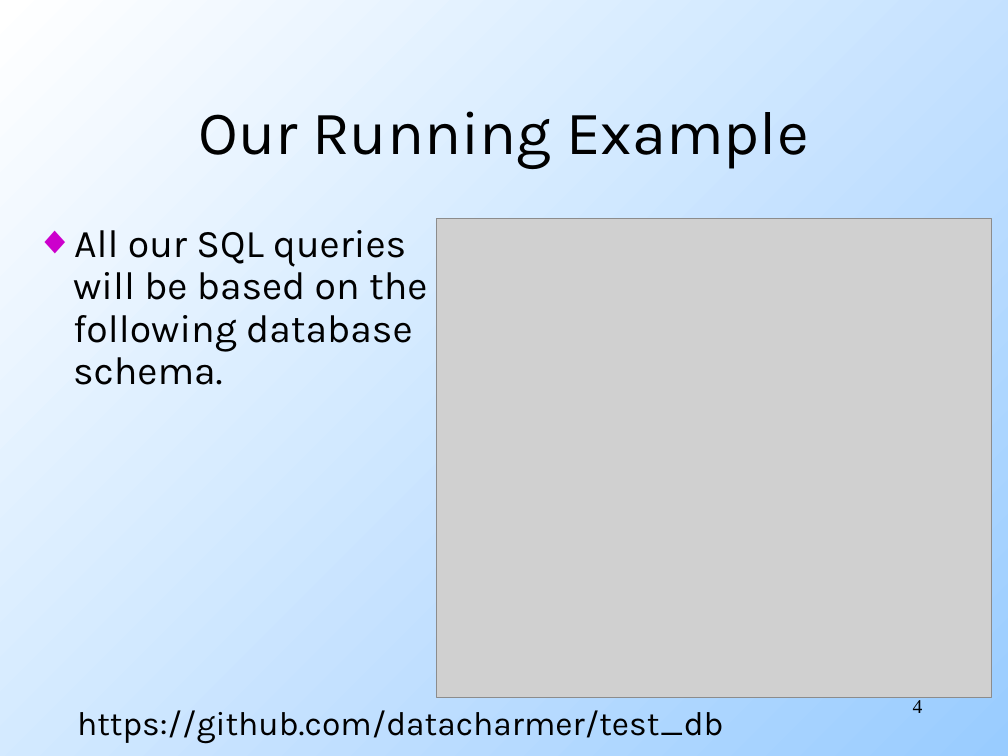
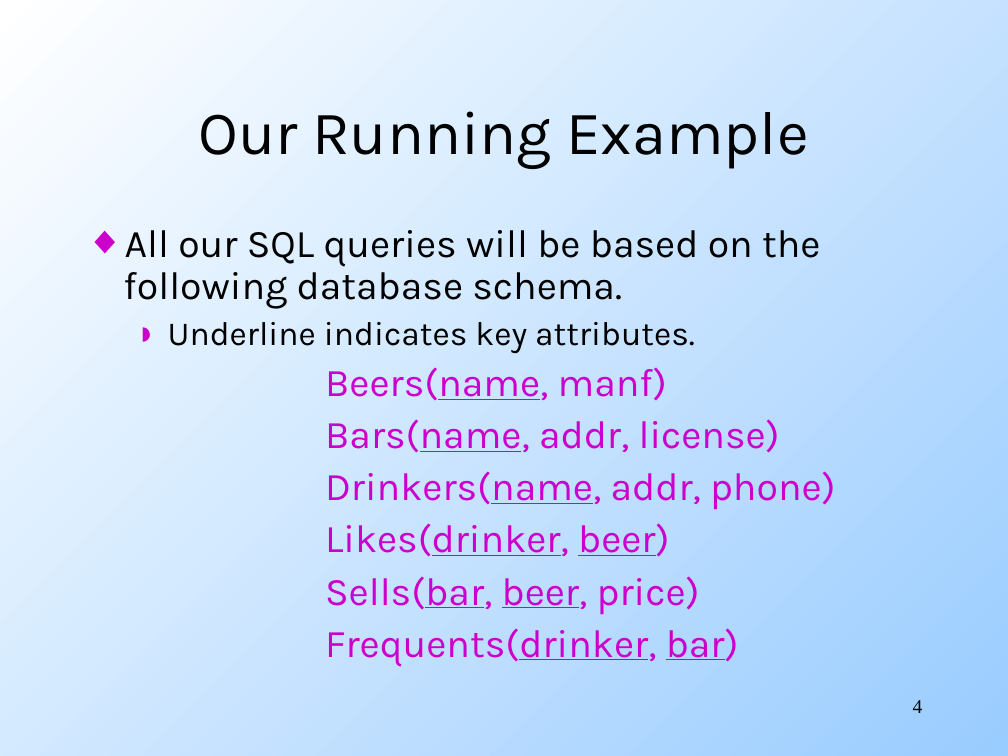
Before and after one commit to mohankgaddam/eas503ubcourse, a slide deck: slide 4 of _downloads/SQL.ppt. Drawn at 1008x756 pixels with LibreOffice and Linux fonts; fonts in the diff are those of the drawing; grey boxes stand for pictures. Boxes give left, top, right and bottom in pixels: in the first picture for what was removed or moved away, otherwise in the second. Text is boxed around its words. In the diff, an @@ line names an element or a change of style, - is before the commit and + after.

```diff
--- a/_downloads/SQL.ppt
+++ b/_downloads/SQL.ppt
@@ text "All our SQL queries will ...": place and size @@
-text "All our SQL queries will ..." at <box>73,230,427,385</box>
+text "All our SQL queries will ..." at <box>123,230,836,667</box>
@@ picture removed at <box>436,219,991,698</box> @@
@@ text at <box>168,322,836,667</box>: paragraphs added @@
+  ◗ Underline indicates key attributes.
+Beers(name, manf)
+Bars(name, addr, license)
+Drinkers(name, addr, phone)
+Likes(drinker, beer)
+Sells(bar, beer, price)
+Frequents(drinker, bar)
@@ text removed at <box>77,710,724,744</box> @@
-https://github.com/datacharmer/test_db
```
Also in this commit, not shown: 3 other files.
